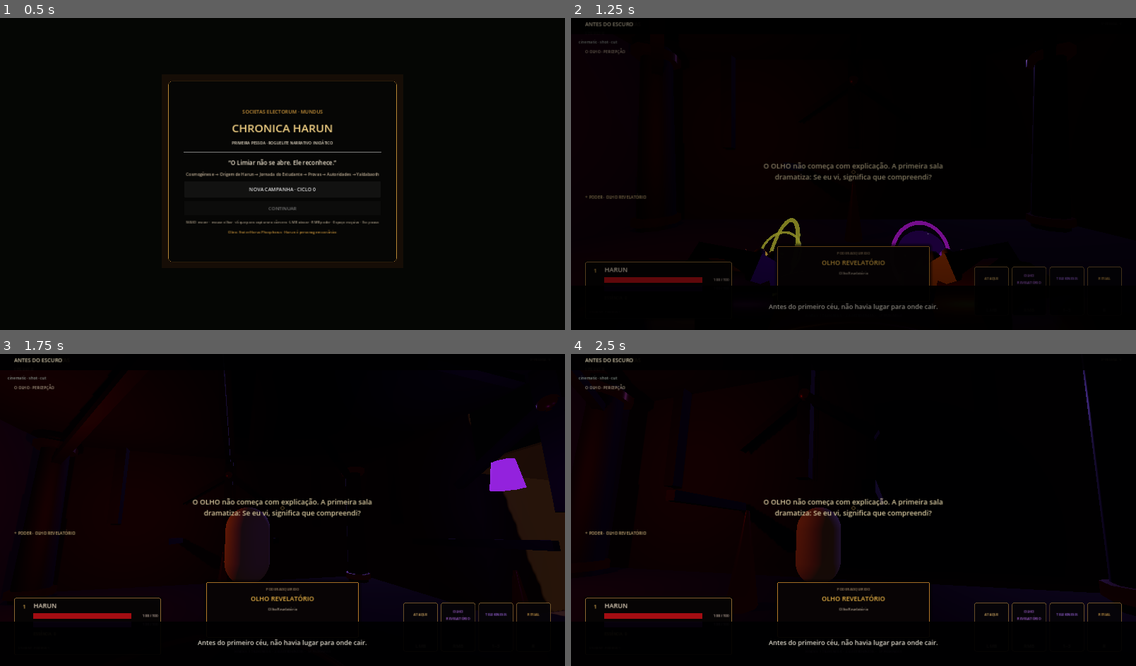
Above: before the commit, frames 1-4 (two rows, left to right).
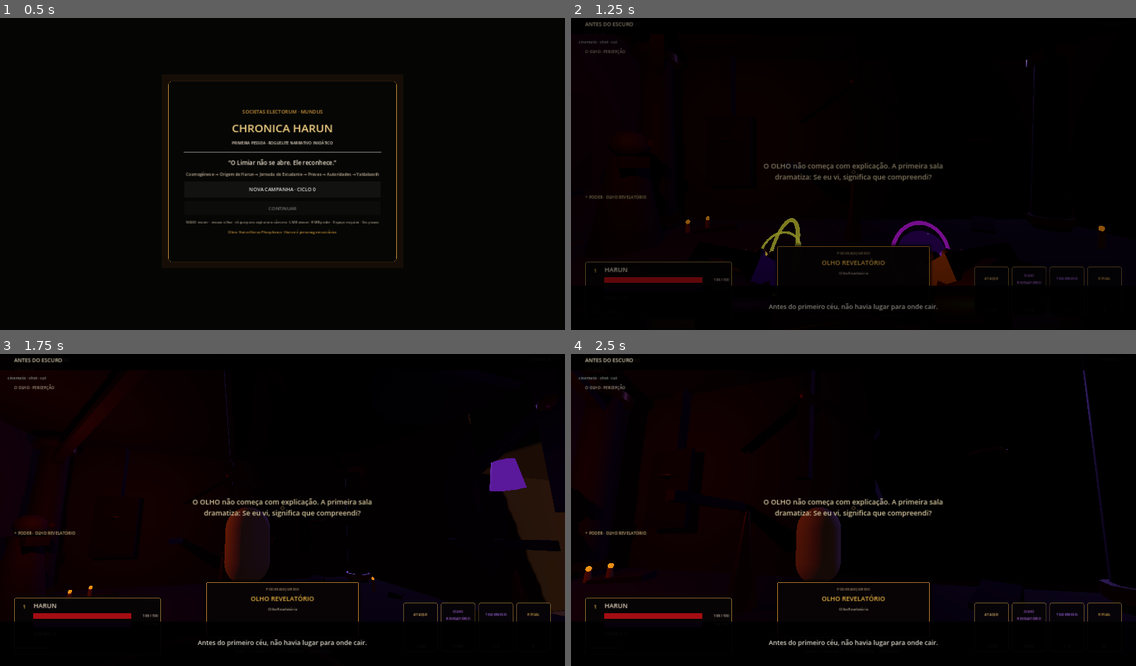
Above: after the commit, the same moments.

Repository: neuralSynapse/societaselectorum
Game: Godot game, scene res://scenes/boot/Main.tscn
Two runs of this game, one before a commit and one after it. Both use one fixed random seed, a clock stepped at 60 frames per second and the inputs below.
Inputs (mouse positions are in pixels of both pictures, inside the frame that each line leads up to):
- Up to frame 1 (0.5 s): no input
- Up to frame 2 (1.25 s): click "NOVA CAMPANHA · CICLO 0" at 0.5 s
- Up to frame 3 (1.75 s): tap Enter (ui_accept) at 1.25 s; move the mouse to (310, 506) at 1.27 s; hold W (move_forward) from 1.28 s (still down); hold V (camera_toggle) from 1.28 s (still down); click (310, 506) at 1.42 s; tap Space (jump) at 1.52 s
- Up to frame 4 (2.5 s): keep holding W (move_forward); move the mouse to (825, 510) at 2.02 s; release V (camera_toggle) at 2.03 s; tap C (consume) at 2.1 s; tap Space (jump) at 2.27 s

Frame 1 is identical in both runs. In frame 2, less than 0.1% of the frame differs, in the area x 20-95%, y 14-69%; in frame 3, 0.7%, in the area x 3-95%, y 16-79%; in frame 4, 0.2%.

Commit message:
feat: deepen gothic ruins with statues reliefs debris and candles

Diff:
--- a/game/chronica-harun/scripts/generation/RoomShell.gd
+++ b/game/chronica-harun/scripts/generation/RoomShell.gd
@@ -41,17 +41,22 @@
     add_child(dressing)
 
     var stone := StandardMaterial3D.new()
-    stone.albedo_color = Color(0.045, 0.035, 0.032, 1.0)
-    stone.metallic = 0.16
-    stone.roughness = 0.78
+    stone.albedo_color = Color(0.082, 0.064, 0.058, 1.0)
+    stone.metallic = 0.08
+    stone.roughness = 0.86
+
+    var dark_stone := StandardMaterial3D.new()
+    dark_stone.albedo_color = Color(0.032, 0.027, 0.031, 1.0)
+    dark_stone.metallic = 0.04
+    dark_stone.roughness = 0.92
 
     var bronze := StandardMaterial3D.new()
-    bronze.albedo_color = Color(0.20, 0.075, 0.024, 1.0)
-    bronze.metallic = 0.82
-    bronze.roughness = 0.30
+    bronze.albedo_color = Color(0.24, 0.135, 0.045, 1.0)
+    bronze.metallic = 0.76
+    bronze.roughness = 0.35
     bronze.emission_enabled = true
-    bronze.emission = Color(0.16, 0.025, 0.006, 1.0)
-    bronze.emission_energy_multiplier = 0.32
+    bronze.emission = Color(0.16, 0.070, 0.014, 1.0)
+    bronze.emission_energy_multiplier = 0.18
 
     for position in [Vector3(-4.15, 2.0, -4.15), Vector3(4.15, 2.0, -4.15), Vector3(-4.15, 2.0, 4.15), Vector3(4.15, 2.0, 4.15)]:
         _add_pillar(dressing, position, stone, bronze)
@@ -72,6 +77,26 @@
     door_arches.name = "DoorArches"
     dressing.add_child(door_arches)
     _add_door_arches(door_arches, stone, bronze)
+
+    var reliefs := Node3D.new()
+    reliefs.name = "WallReliefs"
+    dressing.add_child(reliefs)
+    _add_wall_reliefs(reliefs, dark_stone, bronze)
+
+    var statues := Node3D.new()
+    statues.name = "BlindStatues"
+    dressing.add_child(statues)
+    _add_blind_statues(statues, stone, dark_stone, bronze)
+
+    var debris := Node3D.new()
+    debris.name = "RuinDebris"
+    dressing.add_child(debris)
+    _add_ruin_debris(debris, stone, dark_stone)
+
+    var candles := Node3D.new()
+    candles.name = "RitualCandles"
+    dressing.add_child(candles)
+    _add_ritual_candles(candles)
 
     var lanterns := Node3D.new()
     lanterns.name = "RitualLanterns"
@@ -186,19 +211,171 @@
     beam.position = (start + finish) * 0.5
     beam.look_at(parent.to_global(finish), Vector3.UP)
 
+func _add_wall_reliefs(parent: Node3D, dark_stone: Material, bronze: Material) -> void:
+    var panels := [
+        {"position": Vector3(-2.95, 1.8, -4.66), "rotation": Vector3.ZERO},
+        {"position": Vector3(2.95, 1.8, -4.66), "rotation": Vector3.ZERO},
+        {"position": Vector3(-2.95, 1.8, 4.66), "rotation": Vector3.ZERO},
+        {"position": Vector3(2.95, 1.8, 4.66), "rotation": Vector3.ZERO},
+        {"position": Vector3(-4.66, 1.8, -2.95), "rotation": Vector3(0, PI * 0.5, 0)},
+        {"position": Vector3(4.66, 1.8, 2.95), "rotation": Vector3(0, PI * 0.5, 0)}
+    ]
+    for spec in panels:
+        var relief := Node3D.new()
+        relief.position = spec["position"]
+        relief.rotation = spec["rotation"]
+        parent.add_child(relief)
+
+        var slab := MeshInstance3D.new()
+        var slab_mesh := BoxMesh.new()
+        slab_mesh.size = Vector3(1.05, 1.65, 0.075)
+        slab.mesh = slab_mesh
+        slab.material_override = dark_stone
+        relief.add_child(slab)
+
+        var halo := MeshInstance3D.new()
+        halo.position = Vector3(0, 0.24, -0.065)
+        var halo_mesh := TorusMesh.new()
+        halo_mesh.inner_radius = 0.24
+        halo_mesh.outer_radius = 0.285
+        halo_mesh.rings = 20
+        halo_mesh.ring_segments = 6
+        halo.mesh = halo_mesh
+        halo.material_override = bronze
+        relief.add_child(halo)
+
+        _add_wall_rib(relief, Vector3(0, -0.20, -0.065), Vector3(0.055, 0.75, 0.045), bronze)
+        _add_wall_rib(relief, Vector3(0, -0.20, -0.065), Vector3(0.52, 0.055, 0.045), bronze)
+
+func _add_blind_statues(parent: Node3D, stone: Material, dark_stone: Material, bronze: Material) -> void:
+    var positions := [Vector3(-3.55, 0, -3.1), Vector3(3.55, 0, 3.1)]
+    if room_role == &"boss":
+        positions.append(Vector3(3.55, 0, -3.1))
+        positions.append(Vector3(-3.55, 0, 3.1))
+    for index in range(positions.size()):
+        var statue := Node3D.new()
+        statue.name = "BlindWitness_%d" % index
+        statue.position = positions[index]
+        statue.rotation.y = (-0.55 if positions[index].x < 0.0 else 2.58)
+        parent.add_child(statue)
+
+        var robe := MeshInstance3D.new()
+        robe.position = Vector3(0, 0.78, 0)
+        var robe_mesh := CylinderMesh.new()
+        robe_mesh.top_radius = 0.20
+        robe_mesh.bottom_radius = 0.42
+        robe_mesh.height = 1.48
+        robe_mesh.radial_segments = 8
+        robe.mesh = robe_mesh
+        robe.material_override = stone
+        statue.add_child(robe)
+
+        var shoulders := MeshInstance3D.new()
+        shoulders.position = Vector3(0, 1.44, 0)
+        var shoulder_mesh := BoxMesh.new()
+        shoulder_mesh.size = Vector3(0.72, 0.17, 0.30)
+        shoulders.mesh = shoulder_mesh
+        shoulders.material_override = dark_stone
+        statue.add_child(shoulders)
+
+        var head := MeshInstance3D.new()
+        head.position = Vector3(0, 1.72, -0.015)
+        var head_mesh := SphereMesh.new()
+        head_mesh.radius = 0.22
+        head_mesh.height = 0.43
+        head.mesh = head_mesh
+        head.material_override = stone
+        statue.add_child(head)
+
+        var blindfold := MeshInstance3D.new()
+        blindfold.position = Vector3(0, 1.75, -0.20)
+        var blindfold_mesh := BoxMesh.new()
+        blindfold_mesh.size = Vector3(0.46, 0.095, 0.075)
+        blindfold.mesh = blindfold_mesh
+        blindfold.material_override = bronze
+        statue.add_child(blindfold)
+
+func _add_ruin_debris(parent: Node3D, stone: Material, dark_stone: Material) -> void:
+    var fragments := [
+        [Vector3(-4.08, 0.16, -2.65), Vector3(0.58, 0.24, 0.34), 0.22],
+        [Vector3(-3.72, 0.10, 2.82), Vector3(0.36, 0.16, 0.62), -0.48],
+        [Vector3(4.10, 0.13, -2.55), Vector3(0.50, 0.20, 0.28), 0.70],
+        [Vector3(3.76, 0.17, 2.62), Vector3(0.28, 0.26, 0.74), -0.32],
+        [Vector3(-2.80, 0.11, -4.05), Vector3(0.72, 0.17, 0.31), 0.42],
+        [Vector3(2.70, 0.13, -4.10), Vector3(0.40, 0.21, 0.65), -0.58],
+        [Vector3(-2.60, 0.12, 4.06), Vector3(0.55, 0.19, 0.34), 0.66],
+        [Vector3(2.85, 0.10, 4.10), Vector3(0.68, 0.15, 0.27), -0.18],
+        [Vector3(-4.00, 0.24, 0.92), Vector3(0.32, 0.42, 0.31), 0.35],
+        [Vector3(4.04, 0.22, -0.88), Vector3(0.30, 0.38, 0.34), -0.40]
+    ]
+    for index in range(fragments.size()):
+        var fragment := MeshInstance3D.new()
+        fragment.name = "Rubble_%02d" % index
+        fragment.position = fragments[index][0]
+        fragment.rotation = Vector3(0.10 * (index % 3), fragments[index][2], 0.08 * ((index + 1) % 2))
+        var mesh := BoxMesh.new()
+        mesh.size = fragments[index][1]
+        fragment.mesh = mesh
+        fragment.material_override = stone if index % 2 == 0 else dark_stone
+        parent.add_child(fragment)
+
+func _add_ritual_candles(parent: Node3D) -> void:
+    var wax := StandardMaterial3D.new()
+    wax.albedo_color = Color(0.44, 0.34, 0.24, 1.0)
+    wax.roughness = 0.92
+
+    var flame := StandardMaterial3D.new()
+    flame.albedo_color = Color(0.94, 0.48, 0.12, 1.0)
+    flame.emission_enabled = true
+    flame.emission = Color(1.0, 0.32, 0.055, 1.0)
+    flame.emission_energy_multiplier = 1.35
+    flame.roughness = 0.35
+
+    var points := [
+        Vector3(-3.25, 0, -3.85), Vector3(-2.92, 0, -3.93),
+        Vector3(3.18, 0, 3.86), Vector3(2.88, 0, 3.92),
+        Vector3(-3.88, 0, 3.12), Vector3(3.87, 0, -3.06)
+    ]
+    if room_role == &"boss":
+        points.append(Vector3(-1.20, 0, -3.82))
+        points.append(Vector3(1.20, 0, -3.82))
+    for index in range(points.size()):
+        var candle := MeshInstance3D.new()
+        candle.name = "Candle_%02d" % index
+        candle.position = points[index] + Vector3(0, 0.14 + 0.025 * (index % 3), 0)
+        var candle_mesh := CylinderMesh.new()
+        candle_mesh.top_radius = 0.035
+        candle_mesh.bottom_radius = 0.045
+        candle_mesh.height = 0.26 + 0.05 * (index % 3)
+        candle_mesh.radial_segments = 7
+        candle.mesh = candle_mesh
+        candle.material_override = wax
+        parent.add_child(candle)
+
+        var flame_mesh_instance := MeshInstance3D.new()
+        flame_mesh_instance.position = points[index] + Vector3(0, 0.31 + 0.05 * (index % 3), 0)
+        var flame_mesh := SphereMesh.new()
+        flame_mesh.radius = 0.035
+        flame_mesh.height = 0.09
+        flame_mesh.radial_segments = 8
+        flame_mesh.rings = 4
+        flame_mesh_instance.mesh = flame_mesh
+        flame_mesh_instance.material_override = flame
+        parent.add_child(flame_mesh_instance)
+
 func _add_ritual_lanterns(parent: Node3D) -> void:
-    var flame_color := Color(1.0, 0.20, 0.045, 1.0)
+    var flame_color := Color(1.0, 0.34, 0.08, 1.0)
     if room_role in [&"reward", &"sanctuary"]:
         flame_color = Color(0.92, 0.55, 0.16, 1.0)
     elif room_role == &"threshold":
-        flame_color = Color(0.46, 0.12, 0.82, 1.0)
+        flame_color = Color(0.36, 0.12, 0.62, 1.0)
 
     var material := StandardMaterial3D.new()
-    material.albedo_color = flame_color.darkened(0.46)
+    material.albedo_color = flame_color.darkened(0.50)
     material.emission_enabled = true
     material.emission = flame_color
-    material.emission_energy_multiplier = 1.6 if room_role == &"boss" else 1.0
-    material.roughness = 0.35
+    material.emission_energy_multiplier = 1.10 if room_role == &"boss" else 0.78
+    material.roughness = 0.42
 
     var points := [Vector3(-3.55, 2.3, 0), Vector3(3.55, 2.3, 0)]
     if room_role == &"boss":
@@ -219,9 +396,9 @@
         var light := OmniLight3D.new()
         light.position = point
         light.light_color = flame_color
-        light.light_energy = 0.72 if room_role == &"boss" else 0.42
-        light.omni_range = 3.6
-        light.omni_attenuation = 1.8
+        light.light_energy = 0.64 if room_role == &"boss" else 0.38
+        light.omni_range = 4.1
+        light.omni_attenuation = 1.7
         light.shadow_enabled = false
         parent.add_child(light)
 
@@ -247,24 +424,30 @@
         return
 
     if room_role == &"boss":
-        warm.light_energy = 1.95
-        warm.omni_range = 8.4
-        violet.light_energy = 1.18
-        violet.omni_range = 7.2
+        warm.light_energy = 1.72
+        warm.omni_range = 8.8
+        warm.light_color = Color(1.0, 0.40, 0.10, 1.0)
+        violet.light_energy = 0.82
+        violet.omni_range = 7.6
+        violet.light_color = Color(0.32, 0.10, 0.58, 1.0)
         if floor_sigil: floor_sigil.scale = Vector3.ONE * 1.18
     elif room_role in [&"elite", &"trial", &"archon"]:
-        warm.light_energy = 1.65
-        violet.light_energy = 0.88
+        warm.light_energy = 1.45
+        warm.light_color = Color(1.0, 0.43, 0.12, 1.0)
+        violet.light_energy = 0.66
         if floor_sigil: floor_sigil.scale = Vector3.ONE * 1.07
     elif room_role in [&"reward", &"sanctuary"]:
-        warm.light_energy = 1.12
+        warm.light_energy = 1.16
         warm.light_color = Color(1.0, 0.56, 0.20, 1.0)
-        violet.light_energy = 0.30
+        violet.light_energy = 0.26
         if floor_sigil: floor_sigil.scale = Vector3.ONE * 0.88
     elif room_role == &"threshold":
-        warm.light_energy = 0.72
-        violet.light_energy = 0.92
+        warm.light_energy = 0.78
+        violet.light_energy = 0.66
+        violet.light_color = Color(0.30, 0.10, 0.56, 1.0)
         if floor_sigil: floor_sigil.scale = Vector3.ONE * 0.82
     else:
-        warm.light_energy = 1.42
-        violet.light_energy = 0.62
+        warm.light_energy = 1.24
+        warm.light_color = Color(1.0, 0.41, 0.11, 1.0)
+        violet.light_energy = 0.46
+        violet.light_color = Color(0.30, 0.09, 0.54, 1.0)
